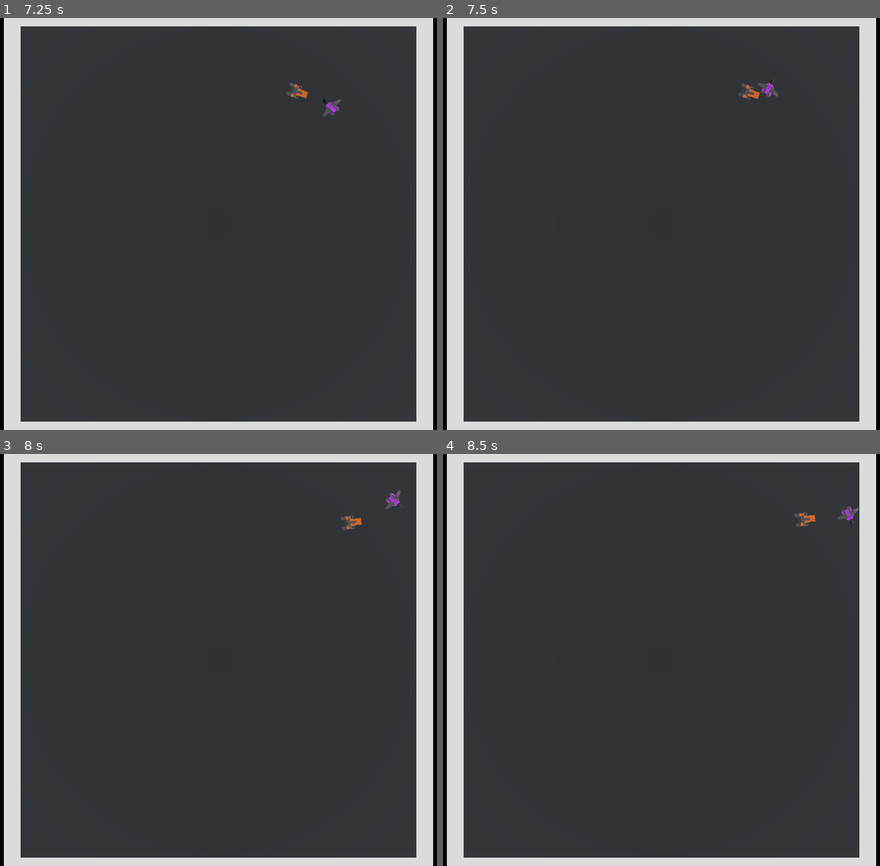
Above: before the commit, frames 1-4 (two rows, left to right).
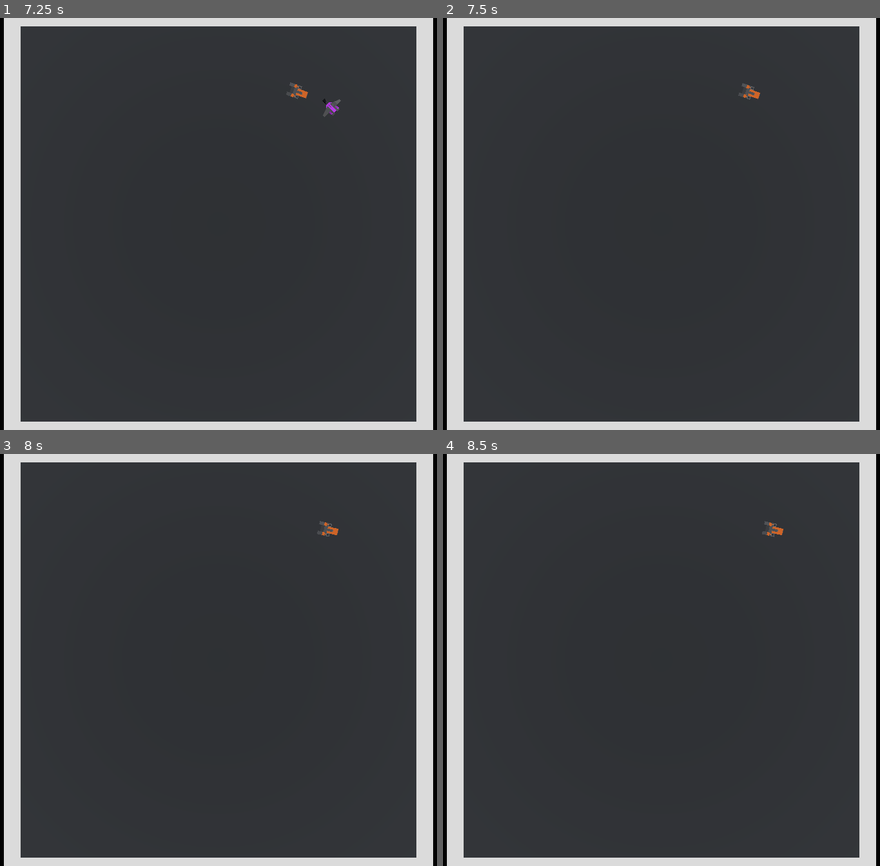
Above: after the commit, the same moments.

Repository: voithos/neoncycles
Game: Godot game, scene res://scenes/Arena.tscn
The game is run twice, just before and just after one commit, with the same random seed, the same clock (stepped at 60 frames per second) and the same inputs.
Inputs:
- Up to frame 1 (7.25 s): tap Enter at 0.5, 2.75, 5.75 s; hold Up (speed_up) 0.53-2.03 s; tap P every 0.75 s from 0.6 to 6.6 s; tap Space at 1.25, 4.25 s; hold Left (turn_left) 2.03-3.53 s; hold Down (slow_down) 3.53-4.28 s; hold Right (turn_right) 4.28-5.03 s; hold Up (speed_up) 5.03-5.78 s; hold Right (turn_right) from 5.78 s (still down)
- Up to frame 2 (7.5 s): keep holding Right (turn_right); tap Space at 7.25 s; tap P at 7.35 s
- Up to frame 3 (8 s): keep holding Right (turn_right)
- Up to frame 4 (8.5 s): release Right (turn_right) at 8.03 s; hold Down (slow_down) from 8.03 s (still down); tap P at 8.1 s

Frame 1 is identical in both runs. In frame 2, 0.1% of the frame differs, in the area x 67-77%, y 15-20%; in frame 3, 0.3%, in the area x 72-92%, y 8-20%; in frame 4, 0.3%.

Commit message:
Add player death.

Diff:
--- a/scenes/Drone.gd
+++ b/scenes/Drone.gd
@@ -5,13 +5,25 @@
 
 const ROTATION_ACCEL = 1
 
+var player_dir = Vector3.ZERO
+
 func _physics_process(delta):
-    var player = get_tree().get_nodes_in_group("Player")[0]
-    var player_dir = (player.global_transform.origin - global_transform.origin).normalized()
+    var player = _get_player()
+
+    target_speed = 0.0
+
+    if player:
+        target_speed = DEFAULT_SPEED
+        player_dir = (player.global_transform.origin - global_transform.origin).normalized()
 
     direction.x = lerp(direction.x, player_dir.x, ROTATION_ACCEL * delta)
     direction.z = lerp(direction.z, player_dir.z, ROTATION_ACCEL * delta)
 
-    target_speed = DEFAULT_SPEED
     current_speed = lerp(current_speed, target_speed, ACCEL * delta)
     _move_and_bounce()
+
+func _get_player():
+    var players = get_tree().get_nodes_in_group("Player")
+    if players:
+        return players[0]
+    return null
--- a/scenes/Drone.tscn
+++ b/scenes/Drone.tscn
@@ -10,6 +10,7 @@
 [node name="Drone" type="Spatial"]
 
 [node name="Body" type="KinematicBody" parent="."]
+collision_layer = 3
 script = ExtResource( 2 )
 
 [node name="DroneCraft" parent="Body" instance=ExtResource( 1 )]
--- a/scenes/Player.gd
+++ b/scenes/Player.gd
@@ -28,3 +28,9 @@
     current_speed = lerp(current_speed, target_speed, ACCEL * delta)
 
     _move_and_bounce()
+
+func _die():
+    queue_free()
+
+func _on_Hitbox_body_entered(body):
+    _die()
--- a/scenes/Player.tscn
+++ b/scenes/Player.tscn
@@ -1,9 +1,12 @@
-[gd_scene load_steps=4 format=2]
+[gd_scene load_steps=5 format=2]
 
 [ext_resource path="res://scenes/PlayerCraft.tscn" type="PackedScene" id=1]
 [ext_resource path="res://scenes/Player.gd" type="Script" id=2]
 
 [sub_resource type="CylinderShape" id=1]
+height = 0.75
+
+[sub_resource type="CylinderShape" id=2]
 height = 0.75
 
 [node name="Player" type="Spatial"]
@@ -16,3 +19,13 @@
 [node name="CollisionShape" type="CollisionShape" parent="Body"]
 transform = Transform( 1, 0, 0, 0, 1, 0, 0, 0, 1, 0, 0.375, 0 )
 shape = SubResource( 1 )
+
+[node name="Hitbox" type="Area" parent="Body"]
+collision_layer = 0
+collision_mask = 2
+
+[node name="CollisionShape" type="CollisionShape" parent="Body/Hitbox"]
+transform = Transform( 1, 0, 0, 0, 1, 0, 0, 0, 1, 0, 0.375, 0 )
+shape = SubResource( 2 )
+
+[connection signal="body_entered" from="Body/Hitbox" to="Body" method="_on_Hitbox_body_entered"]
